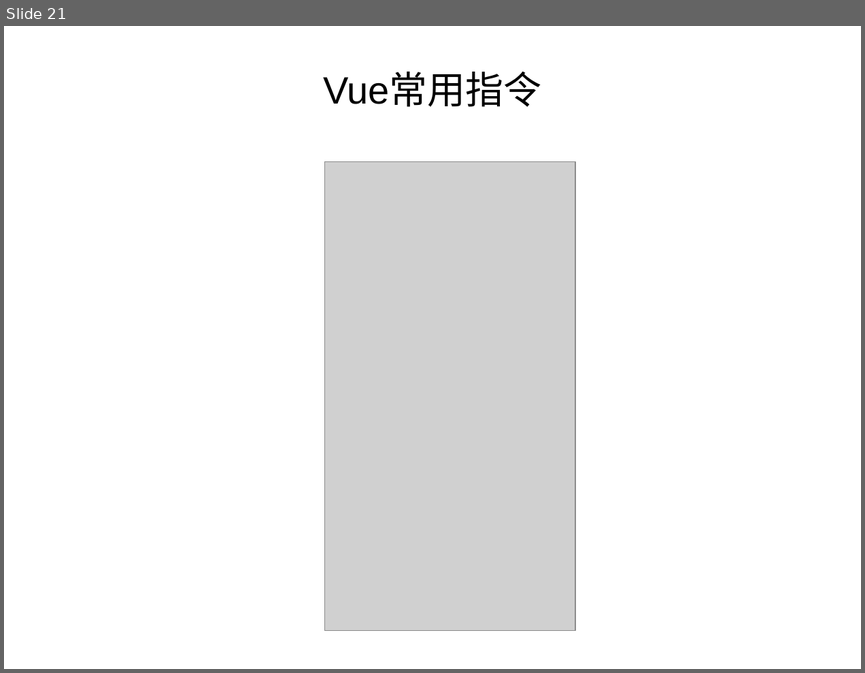
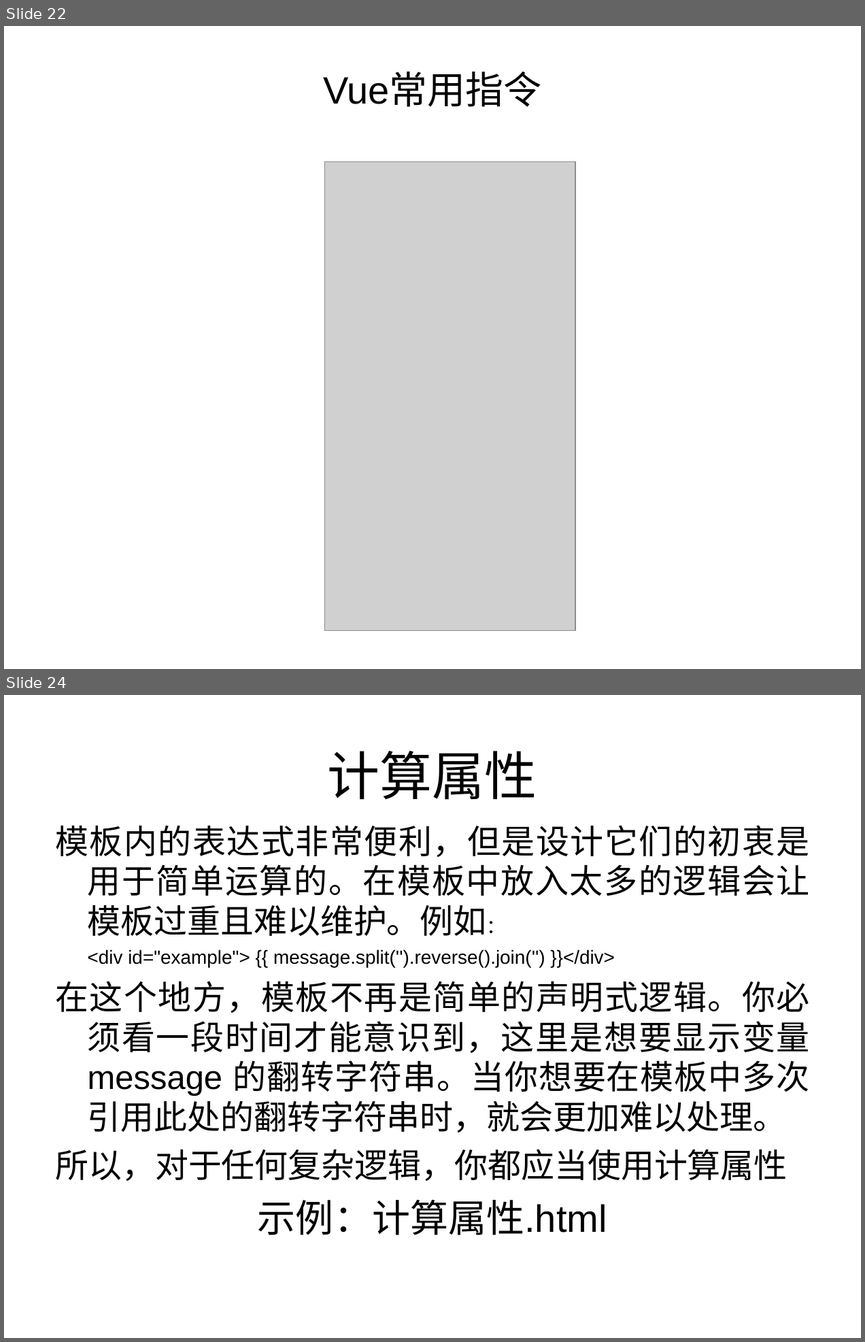
Before and after one commit to zhang13/VueLearn, a slide deck: doc/Vue入坑指南.ppt. Shown one above the other, each under a label of ours: slide 21 before the commit, slides 22 and 24 after it; the slides between them are not shown. The pictures are 865x673 and 865x1342 pixels, drawn with LibreOffice and Linux fonts; fonts in the diff are those of the drawing; grey boxes stand for pictures. Boxes give left, top, right and bottom in pixels: in the first picture for what was removed or moved away, otherwise in the second. Text is boxed around its words. In the diff, an @@ line names an element or a change of style, - is before the commit and + after.

```diff
--- a/doc/Vue入坑指南.ppt
+++ b/doc/Vue入坑指南.ppt
@@ slide 24 added at (4,695,861,1338), background #FFFFFF @@
@@ title added at (328,751,537,800), 44 pt, text #000000 @@
+计算属性
@@ text added at (55,825,810,1235), 28 pt, text #000000 @@
+模板内的表达式非常便利，但是设计它们的初衷是用于简单运算的。在模板中放入太多的逻辑会让模板过重且难以维护。例如：
+<div id="example"> {{ message.split('').reverse().join('') }}</div>
+在这个地方，模板不再是简单的声明式逻辑。你必须看一段时间才能意识到，这里是想要显示变量 message 的翻转字符串。当你想要在模板中多次引用此处的翻转字符串时，就会更加难以处理。
+所以，对于任何复杂逻辑，你都应当使用计算属性
+示例：计算属性.html
@@ what was slide 21 is now slide 22 @@
```
Also in this commit, not shown: 2 slides changed, 5 other slides added, 1 slide removed, 10 other files.
